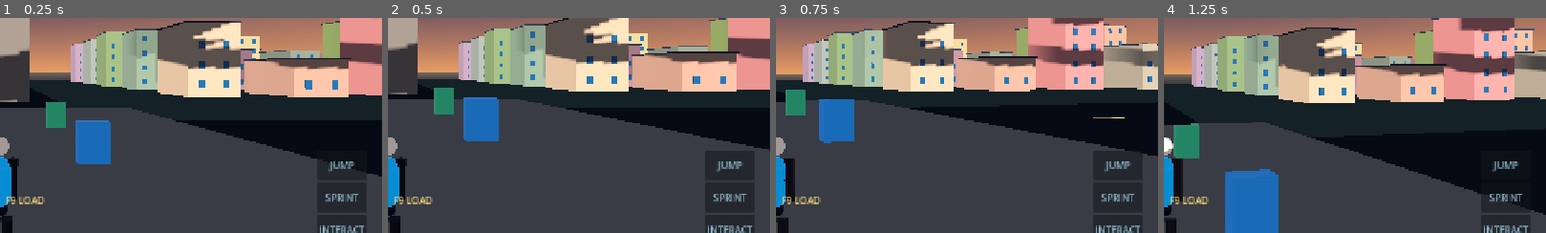
Above: before the commit, frames 1-4 (left to right).
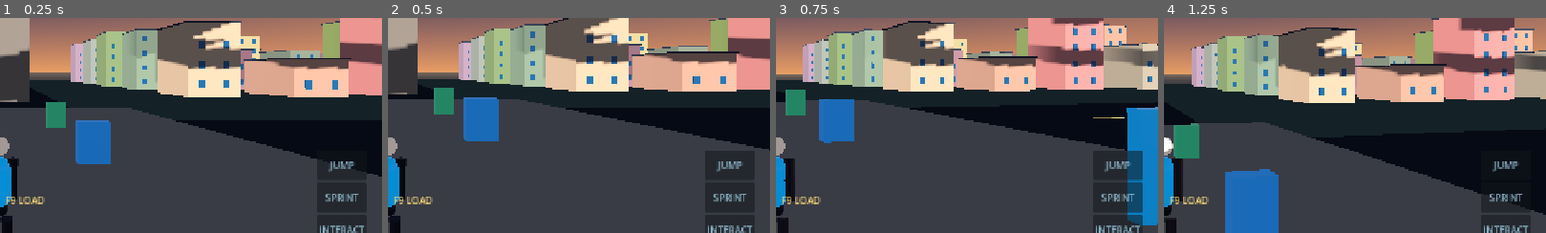
Above: after the commit, the same moments.

Repository: arezosaleh040-wq/Stickman
Game: Godot game, scene res://scenes/main.tscn
Same seed, same stepped clock (60 frames per second), same inputs: the game is played once before the commit and once after it.
Inputs (mouse positions are % of the whole screen's width and height, from its top left):
- Up to frame 1 (0.25 s): no input
- Up to frame 2 (0.5 s): no input
- Up to frame 3 (0.75 s): tap Enter at 0.5 s; move the mouse to (55, 50) at 0.52 s; hold W (move_forward) from 0.53 s (still down); hold Shift (sprint) from 0.53 s (still down); click (55, 50) at 0.67 s
- Up to frame 4 (1.25 s): keep holding W (move_forward); keep holding Shift (sprint); tap Space (jump) at 0.77 s
The pictures show only the part of the screen within x 50-100%, y 37-87%; the shares and areas given below are measured in that part.

Frames 1-2 are identical in both runs. In frame 3, 4.3% of the frame differs, in the area x 91-100%, y 41-97%; in frame 4, nothing differs.

Commit message:
Add first enterable townhouse interior with working entrance and exit portals

Diff:
--- a/scripts/world.gd
+++ b/scripts/world.gd
@@ -13,6 +13,7 @@
 	_create_town()
 	_create_landmarks()
 	_create_city_services()
+	_create_sample_interior()
 	_create_player()
 	_create_world_hud()
 
@@ -210,3 +211,64 @@
 	material.albedo_color = color
 	material.roughness = roughness
 	return material
+
+func _create_sample_interior() -> void:
+	var room_center := Vector3(500, 0, 500)
+	var stone := _mat(Color(0.34, 0.32, 0.29), 0.9)
+	var floor_mesh := MeshInstance3D.new()
+	var floor_box := BoxMesh.new()
+	floor_box.size = Vector3(14, 0.35, 12)
+	floor_mesh.mesh = floor_box
+	floor_mesh.position = room_center
+	floor_mesh.material_override = stone
+	add_child(floor_mesh)
+	var floor_body := StaticBody3D.new()
+	floor_body.position = room_center
+	add_child(floor_body)
+	var floor_collision := CollisionShape3D.new()
+	var floor_shape := BoxShape3D.new()
+	floor_shape.size = Vector3(14, 0.35, 12)
+	floor_collision.shape = floor_shape
+	floor_body.add_child(floor_collision)
+	for wall_data in [
+		[Vector3(0, 2, -6), Vector3(14, 4, 0.35)],
+		[Vector3(-7, 2, 0), Vector3(0.35, 4, 12)],
+		[Vector3(7, 2, 0), Vector3(0.35, 4, 12)],
+		[Vector3(0, 2, 6), Vector3(14, 4, 0.35)]
+	]:
+		var wall := StaticBody3D.new()
+		wall.position = room_center + wall_data[0]
+		add_child(wall)
+		var wall_mesh := MeshInstance3D.new()
+		var wall_box := BoxMesh.new()
+		wall_box.size = wall_data[1]
+		wall_mesh.mesh = wall_box
+		wall_mesh.material_override = stone
+		wall.add_child(wall_mesh)
+		var wall_collision := CollisionShape3D.new()
+		var wall_shape := BoxShape3D.new()
+		wall_shape.size = wall_data[1]
+		wall_collision.shape = wall_shape
+		wall.add_child(wall_collision)
+	_spawn_door("Townhouse Door", "Enter the furnished starter townhouse.", Vector3(7, 1, 10), room_center + Vector3(0, 1, 3), "You entered the townhouse.")
+	_spawn_door("Exit Townhouse", "Return to the city plaza.", room_center + Vector3(0, 1, 5), Vector3(7, 1, 12), "You returned to the city.")
+
+func _spawn_door(title: String, info: String, pos: Vector3, destination: Vector3, feedback: String) -> void:
+	var portal := Area3D.new()
+	portal.set_script(load("res://scripts/door_portal.gd"))
+	portal.set("display_name", title)
+	portal.set("destination", destination)
+	portal.set("message", feedback)
+	portal.position = pos
+	add_child(portal)
+	var mesh := MeshInstance3D.new()
+	var frame := BoxMesh.new()
+	frame.size = Vector3(1.4, 2.3, 0.18)
+	mesh.mesh = frame
+	mesh.material_override = _mat(Color(0.08, 0.65, 0.86), 0.32)
+	portal.add_child(mesh)
+	var collision := CollisionShape3D.new()
+	var shape := BoxShape3D.new()
+	shape.size = Vector3(1.8, 2.5, 1.3)
+	collision.shape = shape
+	portal.add_child(collision)
